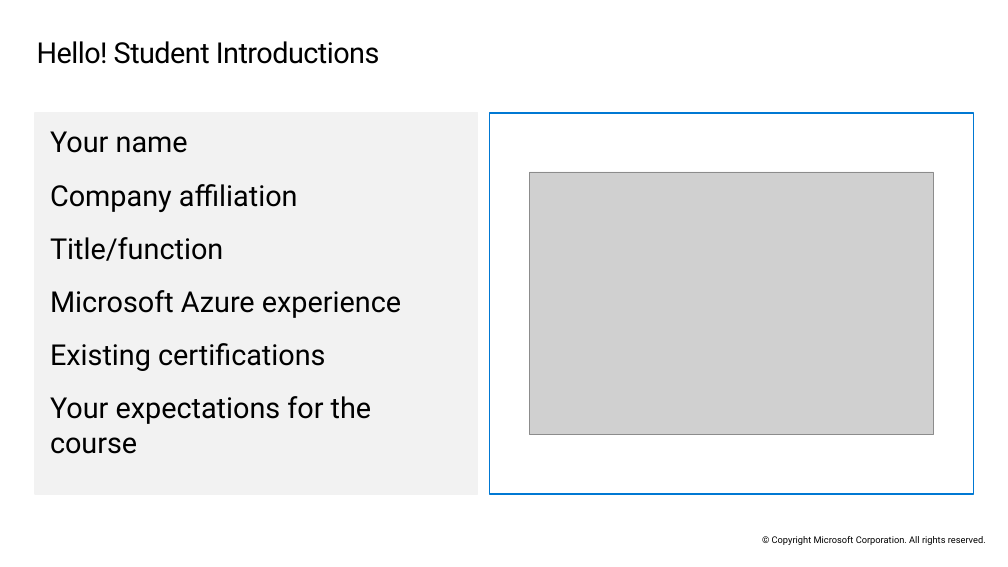
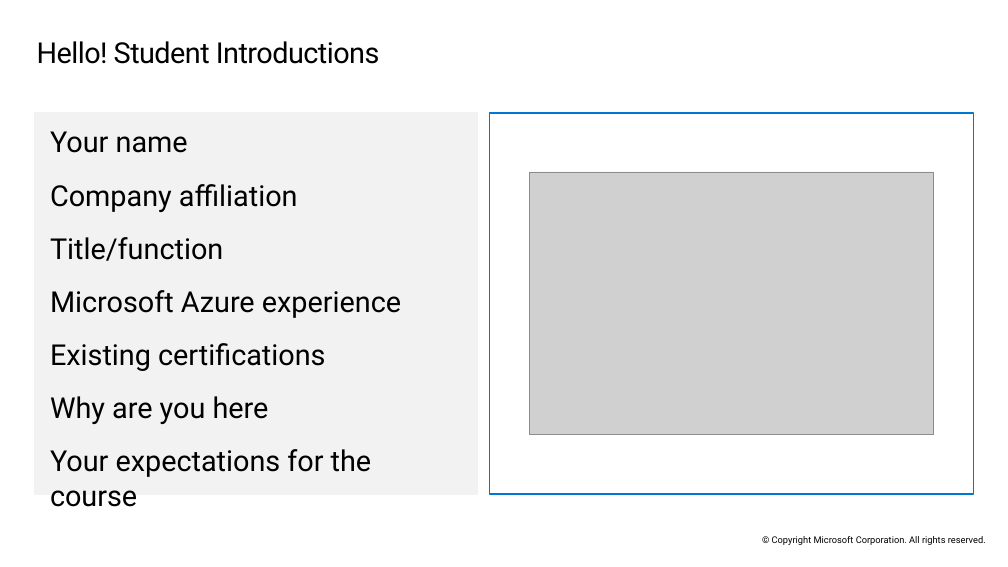
Before and after one commit to ryanpbetts/az-104-material, a slide deck: slide 4 of Slides/AZ-104T00A-ENU-PowerPoint_00 - done.pptx. Drawn at 1008x567 pixels with LibreOffice and Linux fonts; fonts in the diff are those of the drawing; grey boxes stand for pictures. Boxes give left, top, right and bottom in pixels: in the first picture for what was removed or moved away, otherwise in the second. Text is boxed around its words. In the diff, an @@ line names an element or a change of style, - is before the commit and + after.

```diff
--- a/Slides/AZ-104T00A-ENU-PowerPoint_00 - done.pptx
+++ b/Slides/AZ-104T00A-ENU-PowerPoint_00 - done.pptx
@@ text in rectangle at <box>50,396,269,424</box>: paragraph added @@
+Why are you here
```
Also in this commit, not shown: 3 other slides changed, 1 slide added, 4 other files.
